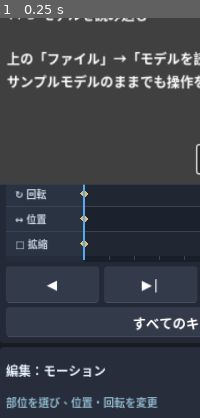
Above: before the commit, frame 1.
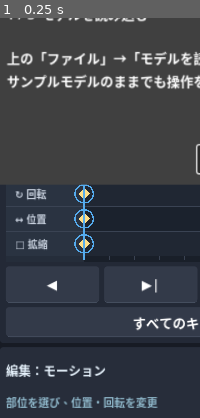
Above: after the commit, the same moment.

Repository: shejklgaia-png/Motion_studio
Game: Godot game, scene res://Main.tscn
Two runs of this game, one before a commit and one after it. Both use one fixed random seed, a clock stepped at 60 frames per second and the inputs below.
Inputs:
- Up to frame 1 (0.25 s): no input
The pictures show only the part of the screen within x 0-50%, y 41-91%; the shares and areas given below are measured in that part.

The runs differ from the first frame. In frame 1, 0.5% of the frame differs, in the area x 37-47%, y 41-59%.

Commit message:
Make timeline thumb-friendly with larger diamond keys, tap-to-seek and snapped drag-to-retime

Diff:
--- a/scripts/MotionTimelineView.gd
+++ b/scripts/MotionTimelineView.gd
@@ -2,6 +2,7 @@
 class_name MotionTimelineView
 
 signal seek_requested(time: float)
+signal key_move_requested(original_time: float, destination_time: float)
 
 const LABEL_WIDTH := 94.0
 const HEADER_H := 27.0
@@ -20,16 +21,25 @@
 var selected_part: String = ""
 var keys: Dictionary = {}
 var scrubbing: bool = false
+var frame_times: Array[float] = []
+var timeline_fps: int = 60
+var press_position: Vector2 = Vector2.ZERO
+var key_drag_start: float = -1.0
+var key_drag_preview: float = -1.0
+var dragging_key: bool = false
+var mouse_suppression_until_ms: int = 0
 
 func _ready() -> void:
 	custom_minimum_size = Vector2(0, HEADER_H + ROW_H * 3.0 + 7.0)
 	mouse_filter = Control.MOUSE_FILTER_STOP
 	size_flags_horizontal = Control.SIZE_EXPAND_FILL
 
-func set_timeline(frames: Array, part: String, duration: float, at_time: float) -> void:
+func set_timeline(frames: Array, part: String, duration: float, at_time: float, fps: int = 60) -> void:
 	selected_part = part
 	clip_duration = maxf(0.01, duration)
 	play_time = clampf(at_time, 0.0, clip_duration)
+	timeline_fps = maxi(1, fps)
+	frame_times.clear()
 	keys = {"rotation": [], "position": [], "scale": []}
 	var last_values: Dictionary = {}
 	for frame in frames:
@@ -40,6 +50,7 @@
 		if pose.is_empty():
 			continue
 		var t: float = float(frame.get("time", 0.0))
+		frame_times.append(t)
 		for channel in ROWS:
 			var values: Array = pose.get(channel, [])
 			if values.size() < 3:
@@ -103,42 +114,104 @@
 				continue
 			prior_drawn = x
 			var center := Vector2(x, y + ROW_H * 0.5)
+			var color: Color = Color("ffde88") if absf(play_time - float(t)) < 0.001 else KEY
 			var diamond := PackedVector2Array([
-				center + Vector2(0, -5), center + Vector2(5, 0),
-				center + Vector2(0, 5), center + Vector2(-5, 0)])
-			draw_colored_polygon(diamond, KEY)
+				center + Vector2(0, -7), center + Vector2(7, 0),
+				center + Vector2(0, 7), center + Vector2(-7, 0)])
+			draw_colored_polygon(diamond, color)
+			if absf(play_time - float(t)) < 0.001:
+				draw_arc(center, 11.0, 0.0, TAU, 20, BLUE, 1.6)
+	if dragging_key and key_drag_start >= 0.0:
+		var ghost_x: float = _time_to_x(key_drag_preview)
+		draw_line(Vector2(ghost_x, 0), Vector2(ghost_x, size.y - 2), Color("ffda74", 0.85), 2.0)
+		draw_string(font, Vector2(clampf(ghost_x - 20.0, LABEL_WIDTH, size.x - 48.0), 24),
+			"%.2fs" % key_drag_preview, HORIZONTAL_ALIGNMENT_LEFT, 45, 12, Color("ffe3aa"))
 	var head: float = _time_to_x(play_time)
 	draw_line(Vector2(head, 0), Vector2(head, size.y - 2), BLUE, 2.0)
 	draw_colored_polygon(PackedVector2Array([
 		Vector2(head - 6, 1), Vector2(head + 6, 1), Vector2(head, 10)]), BLUE)
 
+func _find_key_under_touch(point: Vector2) -> float:
+	if point.x < LABEL_WIDTH - 5.0 or point.y < HEADER_H:
+		return -1.0
+	var row: int = clampi(int((point.y - HEADER_H) / ROW_H), 0, ROWS.size() - 1)
+	var best: float = 17.0
+	var found: float = -1.0
+	for time in keys.get(ROWS[row], []):
+		var t: float = float(time)
+		if t <= 0.0005 or t >= clip_duration - 0.0005:
+			continue
+		var distance: float = absf(_time_to_x(t) - point.x)
+		if distance < best:
+			best = distance
+			found = t
+	return found
+
+func _snap_time(value: float) -> float:
+	return clampf(snappedf(value, 1.0 / float(timeline_fps)), 0.0, clip_duration)
+
 func _jump_to_position(position: Vector2) -> void:
 	if position.x < LABEL_WIDTH:
 		return
 	var requested: float = _x_to_time(position.x)
-	# Similar to Blockbench: touching close to a keyframe seeks that exact key.
 	if position.y >= HEADER_H:
 		var row: int = clampi(int((position.y - HEADER_H) / ROW_H), 0, ROWS.size() - 1)
 		for value in keys.get(ROWS[row], []):
-			if absf(_time_to_x(float(value)) - position.x) < 9.0:
+			if absf(_time_to_x(float(value)) - position.x) < 17.0:
 				requested = float(value)
 				break
 	seek_requested.emit(requested)
 
+func _press(point: Vector2) -> void:
+	scrubbing = true
+	press_position = point
+	key_drag_start = _find_key_under_touch(point)
+	key_drag_preview = key_drag_start
+	dragging_key = false
+	_jump_to_position(point)
+
+func _move(point: Vector2) -> void:
+	if not scrubbing:
+		return
+	if key_drag_start >= 0.0 and absf(point.x - press_position.x) >= 12.0:
+		dragging_key = true
+	if dragging_key:
+		key_drag_preview = _snap_time(_x_to_time(point.x))
+		seek_requested.emit(key_drag_preview)
+		queue_redraw()
+	else:
+		_jump_to_position(point)
+
+func _release() -> void:
+	if not scrubbing:
+		return
+	scrubbing = false
+	if dragging_key and key_drag_start >= 0.0 and absf(key_drag_preview - key_drag_start) > 0.0005:
+		key_move_requested.emit(key_drag_start, key_drag_preview)
+	dragging_key = false
+	key_drag_start = -1.0
+	key_drag_preview = -1.0
+	queue_redraw()
+
 func _gui_input(event: InputEvent) -> void:
 	if event is InputEventScreenTouch:
-		scrubbing = event.pressed
+		mouse_suppression_until_ms = Time.get_ticks_msec() + 180
 		if event.pressed:
-			_jump_to_position(event.position)
+			_press(event.position)
+		else:
+			_release()
 		accept_event()
-	elif event is InputEventScreenDrag and scrubbing:
-		_jump_to_position(event.position)
+	elif event is InputEventScreenDrag:
+		mouse_suppression_until_ms = Time.get_ticks_msec() + 180
+		_move(event.position)
 		accept_event()
-	elif event is InputEventMouseButton and event.button_index == MOUSE_BUTTON_LEFT:
-		scrubbing = event.pressed
-		if event.pressed:
-			_jump_to_position(event.position)
-		accept_event()
-	elif event is InputEventMouseMotion and scrubbing:
-		_jump_to_position(event.position)
-		accept_event()
+	elif Time.get_ticks_msec() >= mouse_suppression_until_ms:
+		if event is InputEventMouseButton and event.button_index == MOUSE_BUTTON_LEFT:
+			if event.pressed:
+				_press(event.position)
+			else:
+				_release()
+			accept_event()
+		elif event is InputEventMouseMotion and scrubbing:
+			_move(event.position)
+			accept_event()
